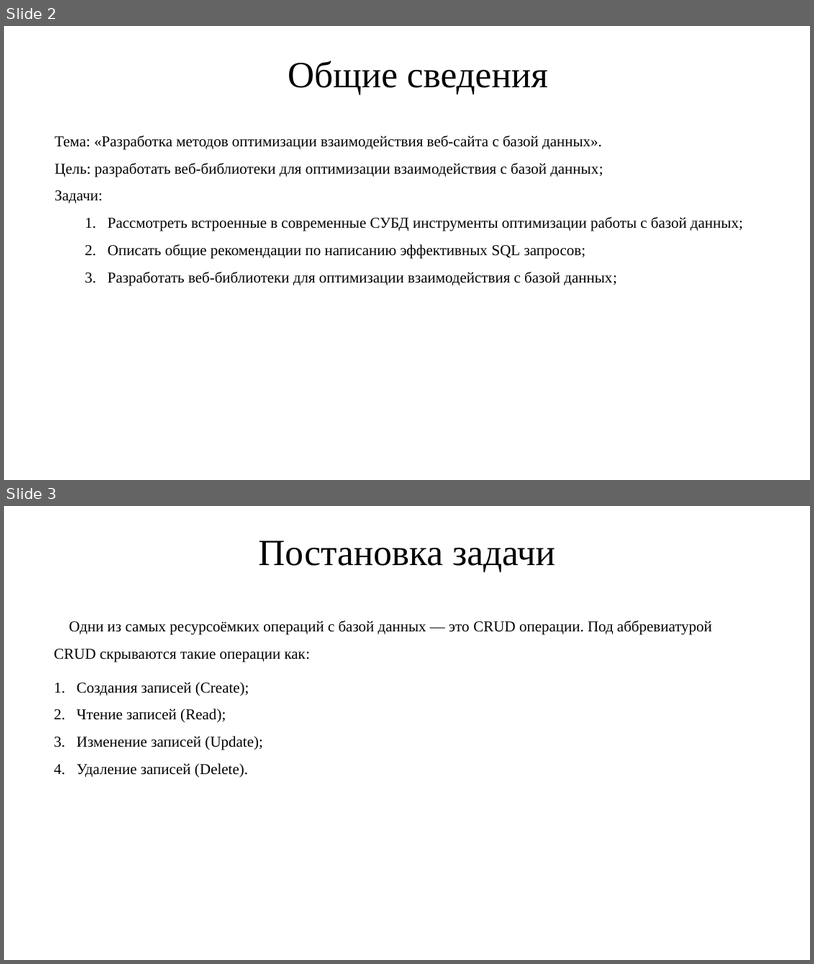
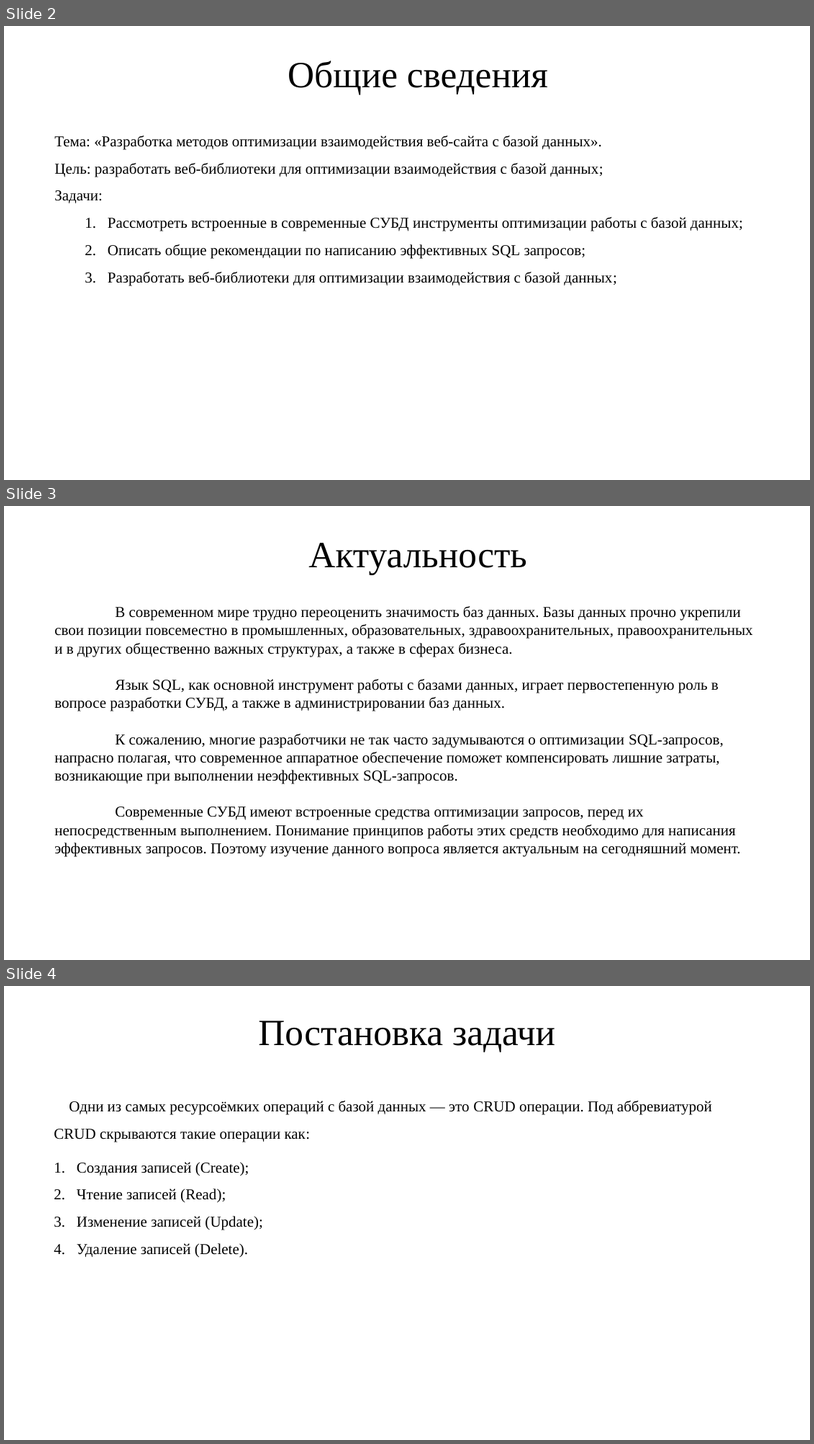
Before and after one commit to IgorTyutyunov/-, a slide deck: Тютюнов.pptx. Shown one above the other, each under a label of ours: slides 2 and 3 before the commit, slides 2, 3 and 4 after it. The pictures are 814x964 and 814x1444 pixels, drawn with LibreOffice and Linux fonts; fonts in the diff are those of the drawing. Boxes give left, top, right and bottom in pixels: in the first picture for what was removed or moved away, otherwise in the second. Text is boxed around its words. In the diff, an @@ line names an element or a change of style, - is before the commit and + after.

Commit message:
Добавил актуальность

```diff
--- a/Тютюнов.pptx
+++ b/Тютюнов.pptx
@@ slide 3 added at [4, 506, 810, 960], background #FFFFFF @@
@@ title added at [309, 543, 527, 575], 44 pt, text #000000 @@
+Актуальность
@@ text added at [54, 606, 753, 857], 18 pt, text #000000 @@
+В современном мире трудно переоценить значимость баз данных. Базы данных прочно укрепили свои позиции повсеместно в промышленных, образовательных, здравоохранительных, правоохранительных и в других общественно важных структурах, а также в сферах бизнеса.
+Язык SQL, как основной инструмент работы с базами данных, играет первостепенную роль в вопросе разработки СУБД, а также в администрировании баз данных.
+К сожалению, многие разработчики не так часто задумываются о оптимизации SQL-запросов, напрасно полагая, что современное аппаратное обеспечение поможет компенсировать лишние затраты, возникающие при выполнении неэффективных SQL-запросов.
+Современные СУБД имеют встроенные средства оптимизации запросов, перед их непосредственным выполнением. Понимание принципов работы этих средств необходимо для написания эффективных запросов. Поэтому изучение данного вопроса является актуальным на сегодняшний момент.
@@ what was slide 3 is now slide 4 @@
```
